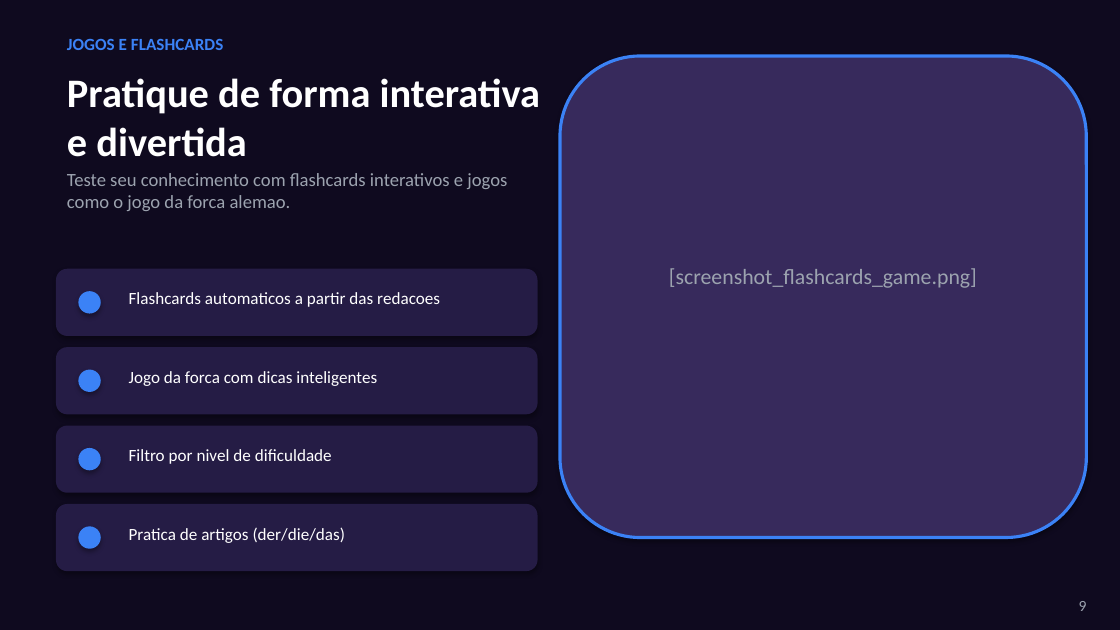
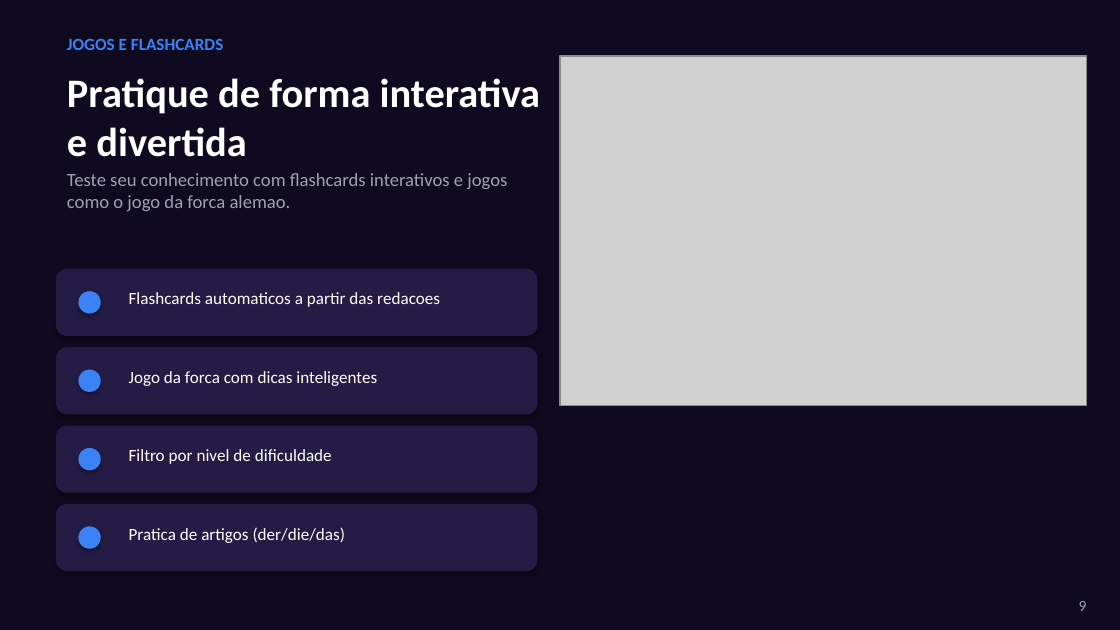
Before and after one commit to ImmoNeural/Correctmemycleverbot, a slide deck: slide 9 of CorrectMe_Apresentacao.pptx. Drawn at 1120x630 pixels with LibreOffice and Linux fonts; fonts in the diff are those of the drawing; grey boxes stand for pictures. Boxes give left, top, right and bottom in pixels: in the first picture for what was removed or moved away, otherwise in the second. Text is boxed around its words. In the diff, an @@ line names an element or a change of style, - is before the commit and + after.

```diff
--- a/CorrectMe_Apresentacao.pptx
+++ b/CorrectMe_Apresentacao.pptx
@@ rounded rectangle removed at <box>560,56,1086,538</box> @@
@@ picture added at <box>560,56,1086,405</box> @@
@@ text removed at <box>669,268,977,288</box> @@
-[screenshot_flashcards_game.png]
```
Also in this commit, not shown: 2 other slides changed, 3 other files.
